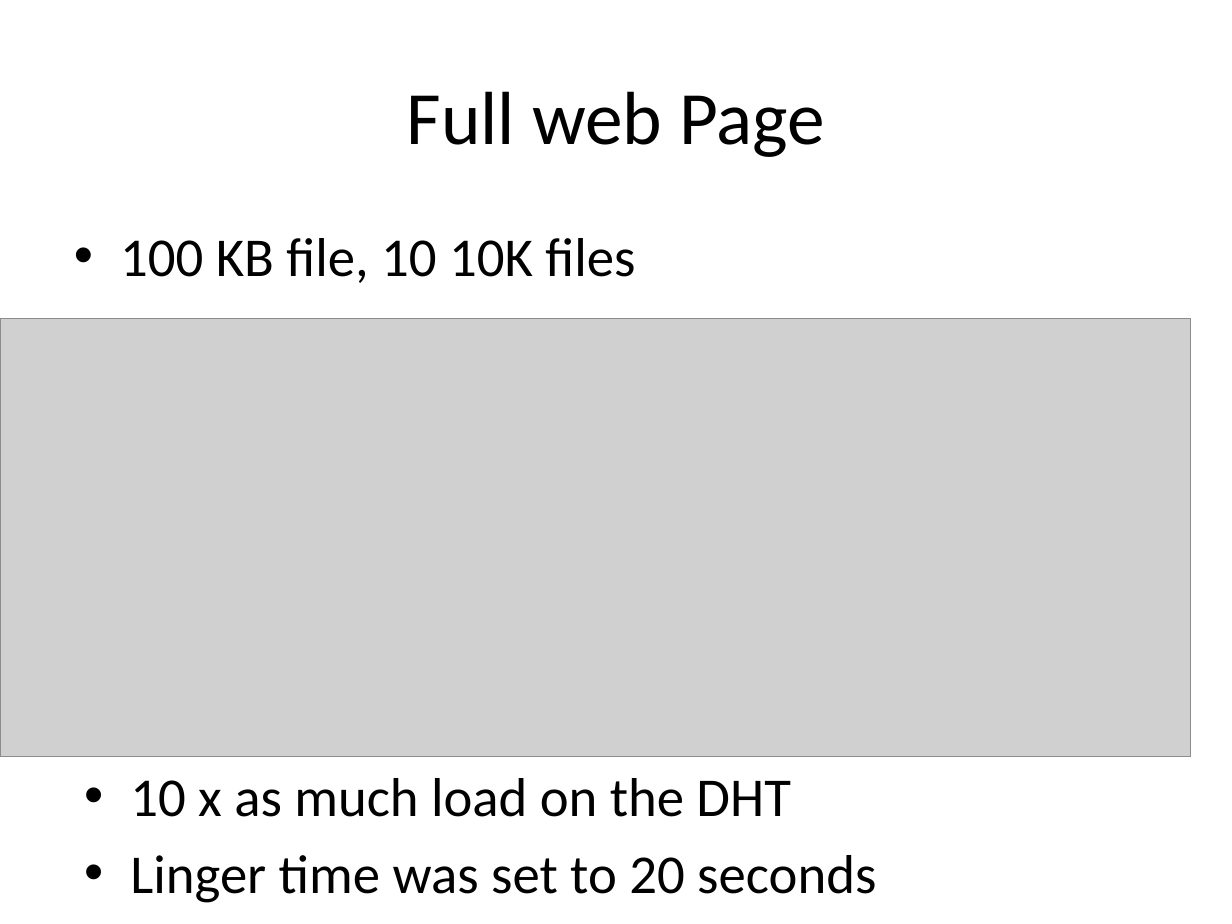
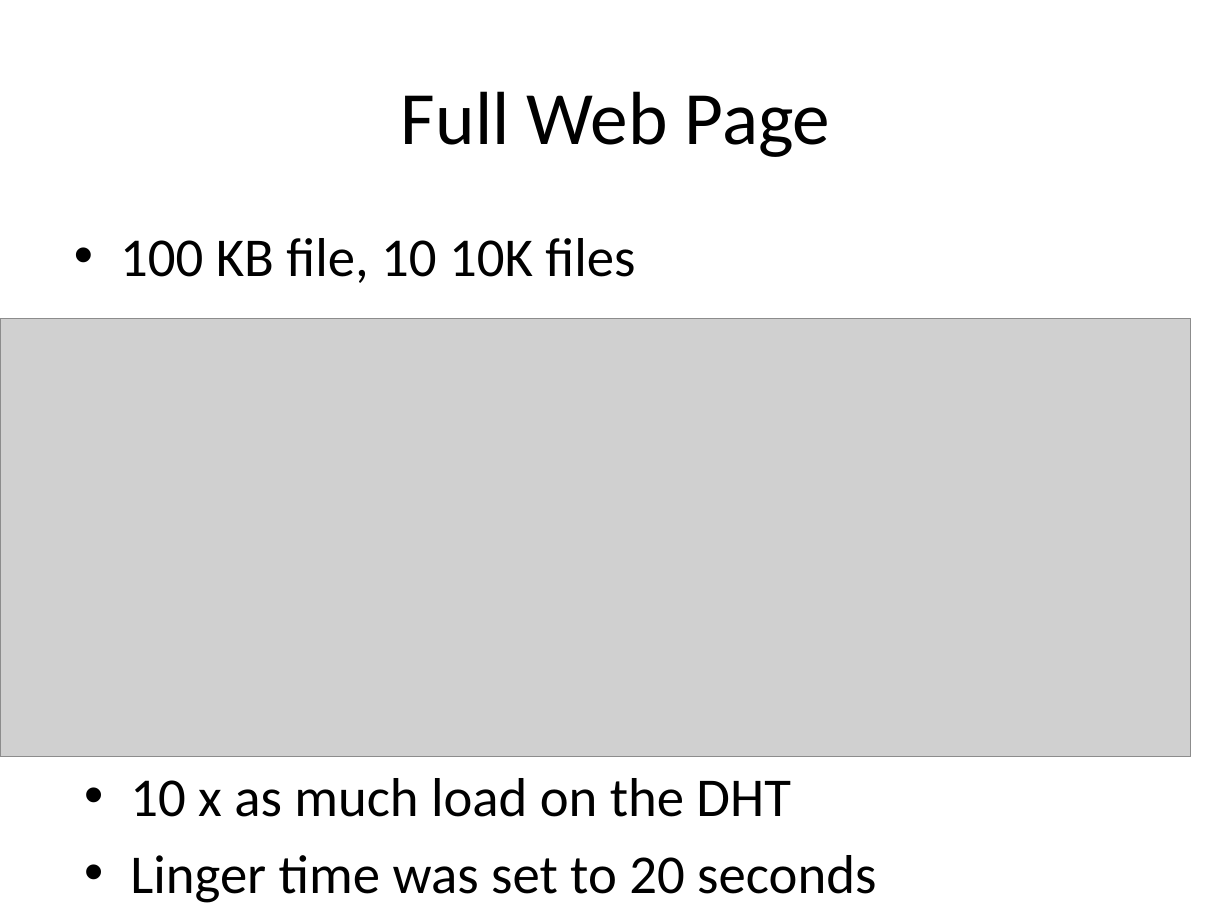
Before and after one commit to rdp/p2pwebclient, a slide deck: slide 25 of thesis_presentation/How to Make the Internet Faster.pptx. Drawn at 1232x924 pixels with LibreOffice and Linux fonts; fonts in the diff are those of the drawing; grey boxes stand for pictures. Boxes give left, top, right and bottom in pixels: in the first picture for what was removed or moved away, otherwise in the second. Text is boxed around its words. In the diff, an @@ line names an element or a change of style, - is before the commit and + after.

```diff
--- a/thesis_presentation/How to Make the Internet Faster.pptx
+++ b/thesis_presentation/How to Make the Internet Faster.pptx
@@ title at (401,91,831,157): text changed @@
-Full web Page
+Full Web Page
```
Also in this commit, not shown: 4 other slides changed.
